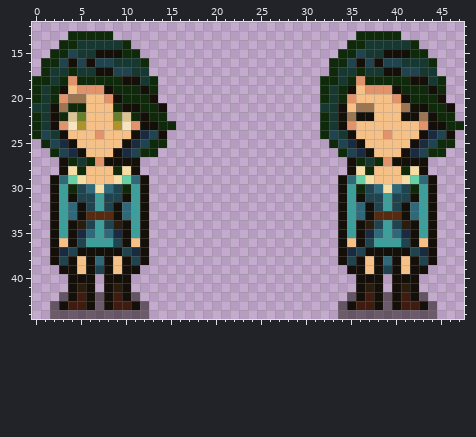
Edited in one commit: pixel-art sprite (Assets/Art/Sprites/People/Pia/pia-idle.png). The first picture shows the starting point.
The file is 48x45 pixels. Shown: x 0..47, y 12..44.
After:
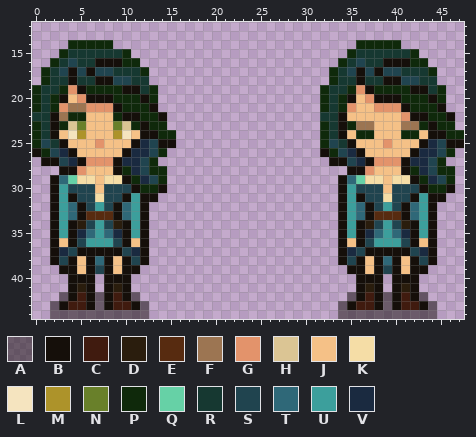
Palette (. is transparent): A #130d0980  B #150f0a  C #401b0f  D #2a1d0d  E #572b10  F #9c7552  G #e3936b  H #dbc594  J #f5c187  K #f5dda6  L #f5e4bf  M #ad932a  N #69802a  P #0f290b  Q #66d1a6  R #163831  S #20444f  T #2f6878  U #3c9f9c  V #1a2a40
The exact change:
@@ x 0..47 @@
 12 ................................................
-13 ....PPPPP...........................PPPPP.......
-14 ...PPRRRRRP........................PPRRRRRP.....
-15 ..PPSRRBBBPP......................PPSRRBBBPP....
-16 .PPSBSBSSRRRP....................PPSBSBSSRRRP...
-17 .PRRPRRBBSSRR....................PRRPRRBBSSRR...
-18 PPRPGPPPPPBBRP..................PPRPGPPPPPBBRP..
-19 PRPBJGGGBPPPBP..................PRPBJGGGBPPPBP..
-20 PRPGFFJJGBPPPB..................PRPGJJJJGBPPPB..
-21 RRBFPPJJJPBBPPB.................RRBJFFJJJFBBPPB.
-22 PRBPHNJJJNHPBPP.................PRBFBBJJJBBFBPP.
-23 PRBGLMJJJMLGBBPP................PRBGJJJJJJJGBBPP
-24 PSRBJJJGJJJBVSB.................PSRBJJJGJJJBVSB.
-25 .PSVBJJJJJBVSPP..................PSVBJJJJJBVSPP.
-26 ..PSVBJJJBVSPP....................PSVBJJJBVSPP..
-27 ...BPRPGBBBB.......................BPRPGBBBB....
-28 ...BKPJJJPKB.......................BKPJJJPKB....
-29 ..BTQKJJJKQTB.....................BTQKJJJKQTB...
-30 ..BUPSTKTSPUB.....................BUPSTKTSPUB...
-31 ..BUBSSUSSBUB.....................BUBSSUSSBUB...
+13 ................................................
+14 ....PPPPP...........................PPPPP.......
+15 ...PRRRRRRP........................PRRRRRRP.....
+16 ..PRSRRBBBPP......................PRSRRBBBPP....
+17 .PRSBSBSSRRRP....................PRSBSBSSRRRP...
+18 .PRRBRRBBSSRR....................PRRBRRBBSSRR...
+19 PRRPGBPPPPBBRP..................PRRPGBPPPPBBRP..
+20 PRPBJGBBBPPPBP..................PRPBJGBBBPPPBP..
+21 PRPGFFGGGBPPPB..................PRPGJJGGGBPPPB..
+22 RRBFPPJJJPBBPPB.................RRBJJJJJJGBBPPB.
+23 PRBPHNJJJNHPBPP.................PRBPFFJJJFFPBPP.
+24 PRBJLMJJJMLJBBPP................PRBJPPJJJPPJBBPP
+25 PSRBJJJGJJJBVSBB................PSRBJJJGJJJBVSBB
+26 BPSVBJJJJJBVVSP.................BPSVBJJJJJBVVSP.
+27 .BBSVBGGGBVVSP...................BBSVBGGGBVVSP..
+28 ...BBGJJJBPVSPP....................BBGJJJBPVSPP.
+29 ..BTQKKJKKBPVSP...................BTQKKJKKBPVSP.
+30 ..BUSSSJSSSBPPB...................BUSSSJSSSBPPB.
+31 ..BUBSSKSSBUBB....................BUBSSKSSBUBB..
 32 ..BUTBSUSBTUB.....................BUTBSUSBTUB...
Boxes around the changes in both pictures, in picture pixels (x1, y1, x2, y2):
changed: (32, 31, 176, 202)
changed: (320, 31, 464, 202)
